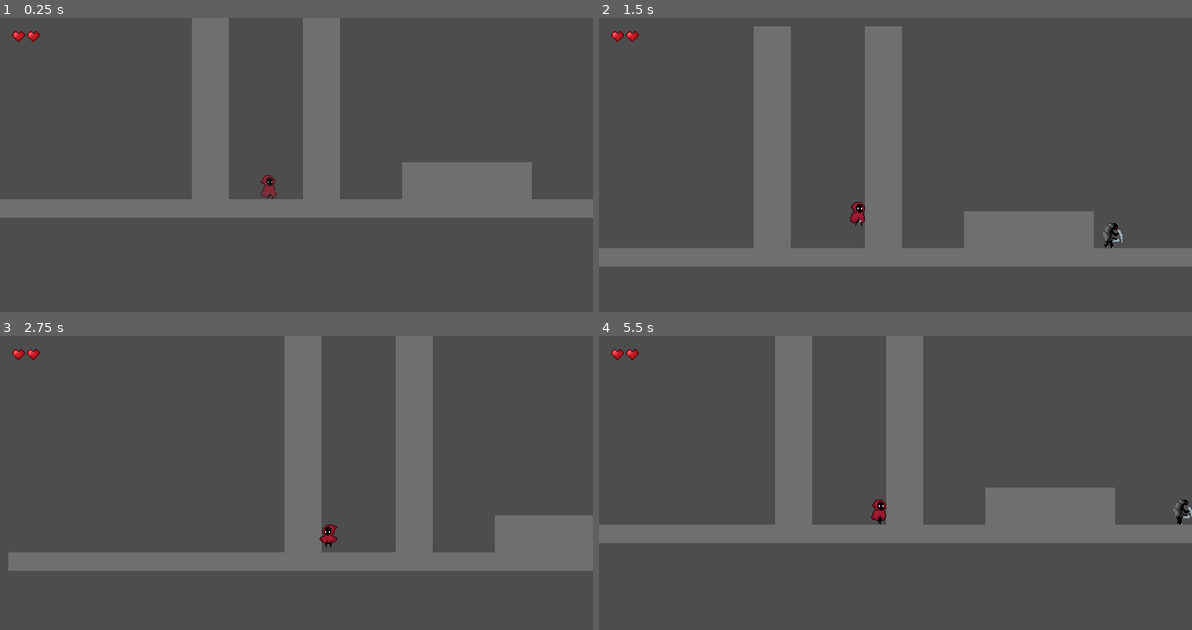
Above: before the commit, frames 1-4 (two rows, left to right).
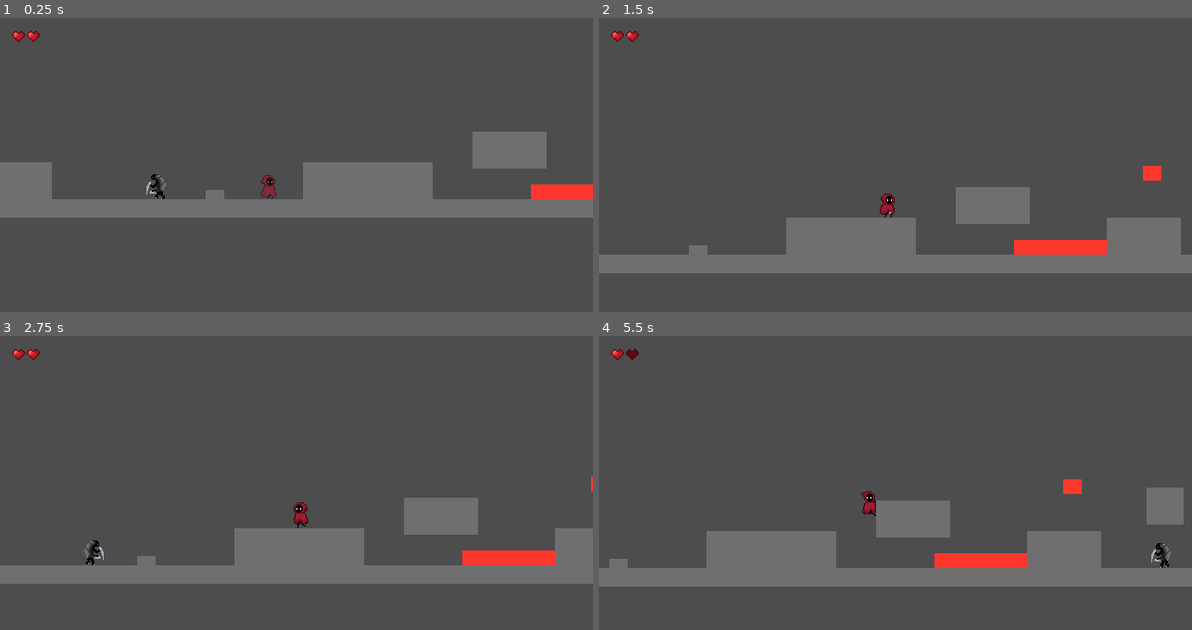
Above: after the commit, the same moments.

Repository: urboifox/platformer
Game: Godot game, scene res://scenes/game.tscn
Same seed, same stepped clock (60 frames per second), same inputs: the game is played once before the commit and once after it.
Inputs:
- Up to frame 1 (0.25 s): no input
- Up to frame 2 (1.5 s): hold Right (right) from 0.53 s (still down); tap Space (jump) at 0.6, 0.77, 1.07 s; tap Q (attack) at 1.35 s
- Up to frame 3 (2.75 s): tap Space (jump) at 1.52, 1.55, 1.82, 2.3 s; release Right (right) at 2.03 s; hold Left (left) from 2.03 s (still down); tap E (dash) at 2.1 s
- Up to frame 4 (5.5 s): release Left (left) at 2.78 s; hold Right (right) 2.78-4.28 s; tap Space (jump) at 2.85, 3.02, 3.32, 3.77, 3.8, 4.07, 4.52, 4.55, 4.82, 5.1 s; tap Q (attack) at 3.6 s; hold Left (left) 4.28-5.03 s; tap E (dash) at 4.35 s; hold Right (right) from 5.03 s (still down)

The runs differ from the first frame. In frame 1, 13% of the frame differs, in the area x 0-100%, y 0-62%; in frame 2, 19%; in frame 3, 19%; in frame 4, 26%, in the area x 0-100%, y 0-86%.

Commit message:
feat: add hurtboxes to enemies bodies

Diff:
--- a/scenes/enemies/walker/walker.tscn
+++ b/scenes/enemies/walker/walker.tscn
@@ -124,6 +124,9 @@
 [sub_resource type="RectangleShape2D" id="RectangleShape2D_xrinp"]
 size = Vector2(24.5, 16)
 
+[sub_resource type="RectangleShape2D" id="RectangleShape2D_gb41s"]
+size = Vector2(24, 27)
+
 [sub_resource type="RectangleShape2D" id="RectangleShape2D_2q4yw"]
 size = Vector2(24, 27)
 
@@ -167,6 +170,11 @@
 disabled = true
 debug_color = Color(1, 0, 0, 0.41960785)
 
+[node name="BodyCollisionShape2D" type="CollisionShape2D" parent="AnimatedSprite2D/Hitbox" unique_id=163848749]
+position = Vector2(-2, 2.5)
+shape = SubResource("RectangleShape2D_gb41s")
+debug_color = Color(0, 0.6515973, 0.012500519, 0.41960785)
+
 [node name="hurtbox" parent="AnimatedSprite2D" unique_id=87016501 instance=ExtResource("4_seg88")]
 
 [node name="CollisionShape2D" type="CollisionShape2D" parent="AnimatedSprite2D/hurtbox" unique_id=974828533]
--- a/scenes/levels/level_1.tscn
+++ b/scenes/levels/level_1.tscn
@@ -8,7 +8,7 @@
 [node name="level_1" type="Node2D" unique_id=501419045]
 
 [node name="spawn" type="Marker2D" parent="." unique_id=1160066576]
-position = Vector2(-518, -26)
+position = Vector2(0, -26)
 
 [node name="blocks" type="Node2D" parent="." unique_id=511321230]
 
--- a/scenes/player/states/player_state_fall.gd
+++ b/scenes/player/states/player_state_fall.gd
@@ -21,7 +21,7 @@
 			fall_impact_velocity = player.velocity.y
 
 	if player.is_on_floor():
-		if fall_impact_velocity > 600.0:
+		if fall_impact_velocity > 800.0:
 			return state_machine.transition("Land")
 		return state_machine.transition(player.land_state())
 
--- a/scripts/movement_stats.gd
+++ b/scripts/movement_stats.gd
@@ -3,9 +3,9 @@
 
 @export var health: float = 2.0
 @export var acceleration: float = 3000.0
-@export var speed: float = 250.0
+@export var speed: float = 180.0
 @export var dash_speed: float = 500.0
-@export var jump_velocity: float = -400.0
+@export var jump_velocity: float = -450.0
 @export var gravity: float = 1400.0
 @export var fall_threshold: float = 250.0
 @export var fall_multiplier: float = 1.2
